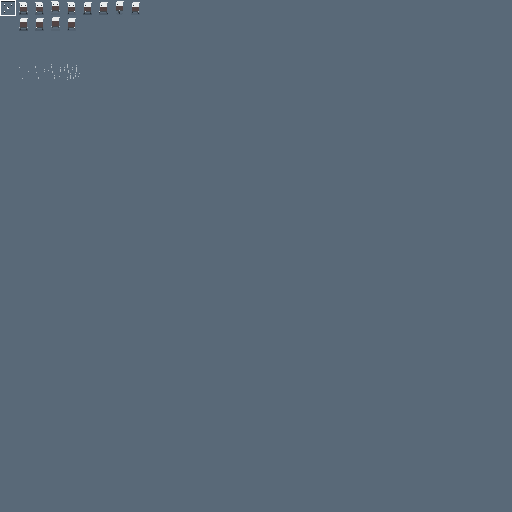
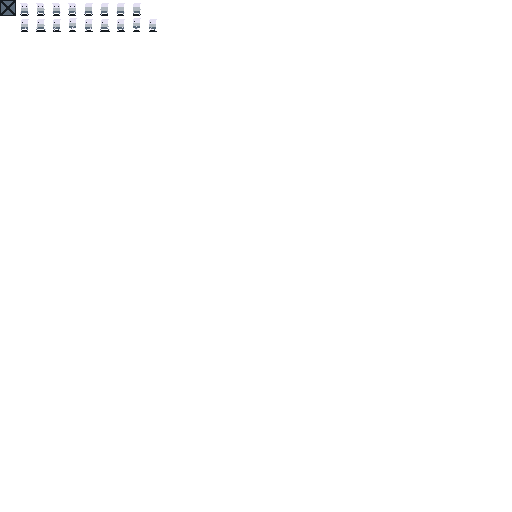
Revision of a layered 512x512 image; what changed, layer by layer:
added layer "player_away" above "player_side_idle" over 84, 3, 141, 16
added layer "player_side_idle" above "player_side" over 21, 19, 29, 32
added layer "player_side" above "player" over 36, 18, 157, 32
added layer "player" above "default" over 20, 3, 76, 16
added layer "default" above "Blocks" over 0, 0, 16, 16
hid group "Blocks" (1 layers) over 0, 64, 80, 80
hid group "Player" (1st of 2) (6 layers) over 19, 1, 140, 31
hid "Layer 1" over 0, 0, 16, 16
hid "Color Fill 1" over 0, 0, 512, 512
